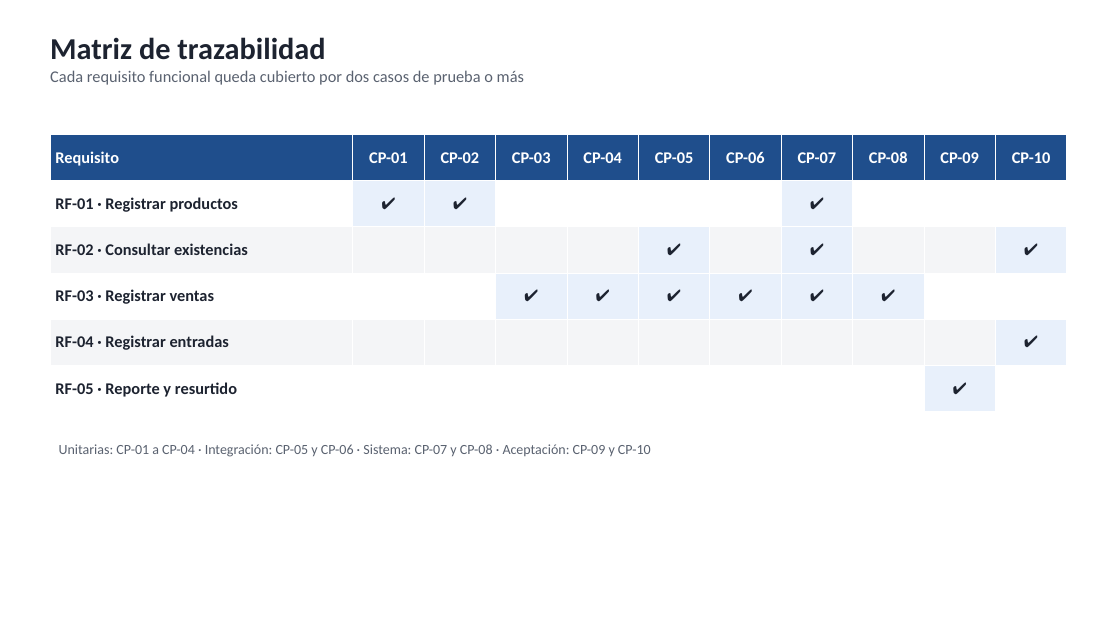
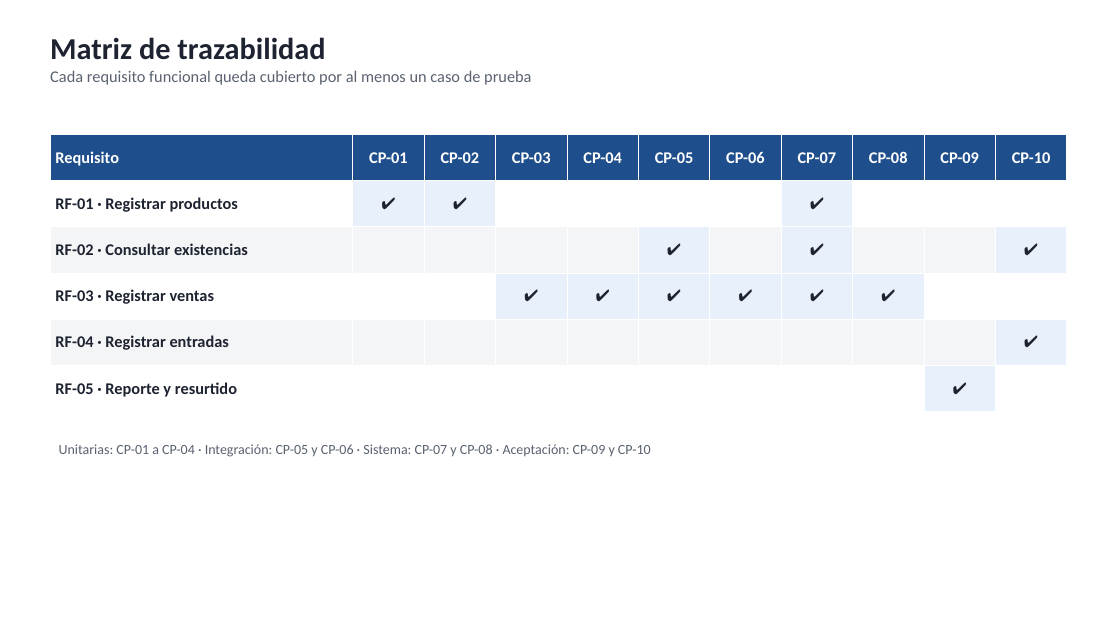
Before and after one commit to azharsonix/sistema-inventario-actividad-2, a slide deck: slide 3 of docs/Segunda parte/Diagramas - Segunda parte.pptx. Drawn at 1120x630 pixels with LibreOffice and Linux fonts; fonts in the diff are those of the drawing. Boxes give left, top, right and bottom in pixels: in the first picture for what was removed or moved away, otherwise in the second. Text is boxed around its words. In the diff, an @@ line names an element or a change of style, - is before the commit and + after.

Commit message:
docs: corrige incongruencias de la segunda parte (nombres de casos, trazabilidad, frecuencias del CI y evidencia de DEF-01)

```diff
--- a/docs/Segunda parte/Diagramas - Segunda parte.pptx
+++ b/docs/Segunda parte/Diagramas - Segunda parte.pptx
@@ text at [50,70,531,85]: text changed @@
-Cada requisito funcional queda cubierto por dos casos de prueba o más
+Cada requisito funcional queda cubierto por al menos un caso de prueba
```
Also in this commit, not shown: 2 other files.
